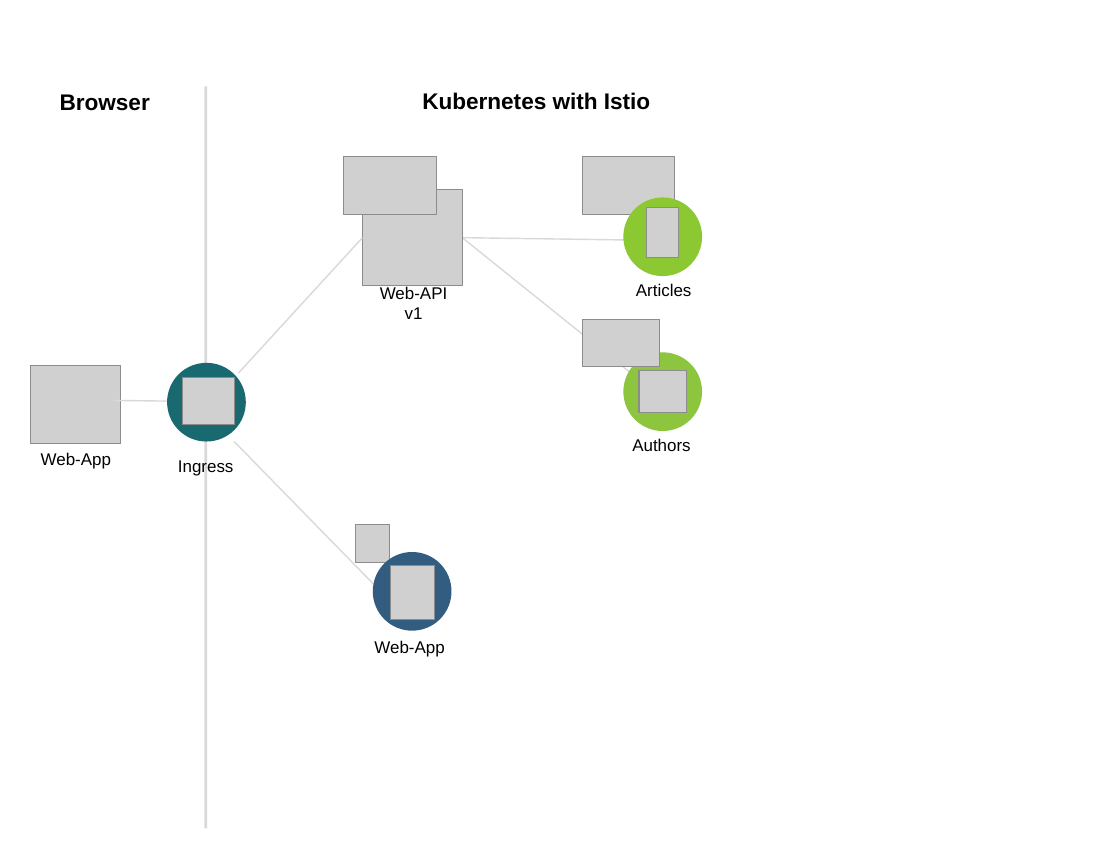
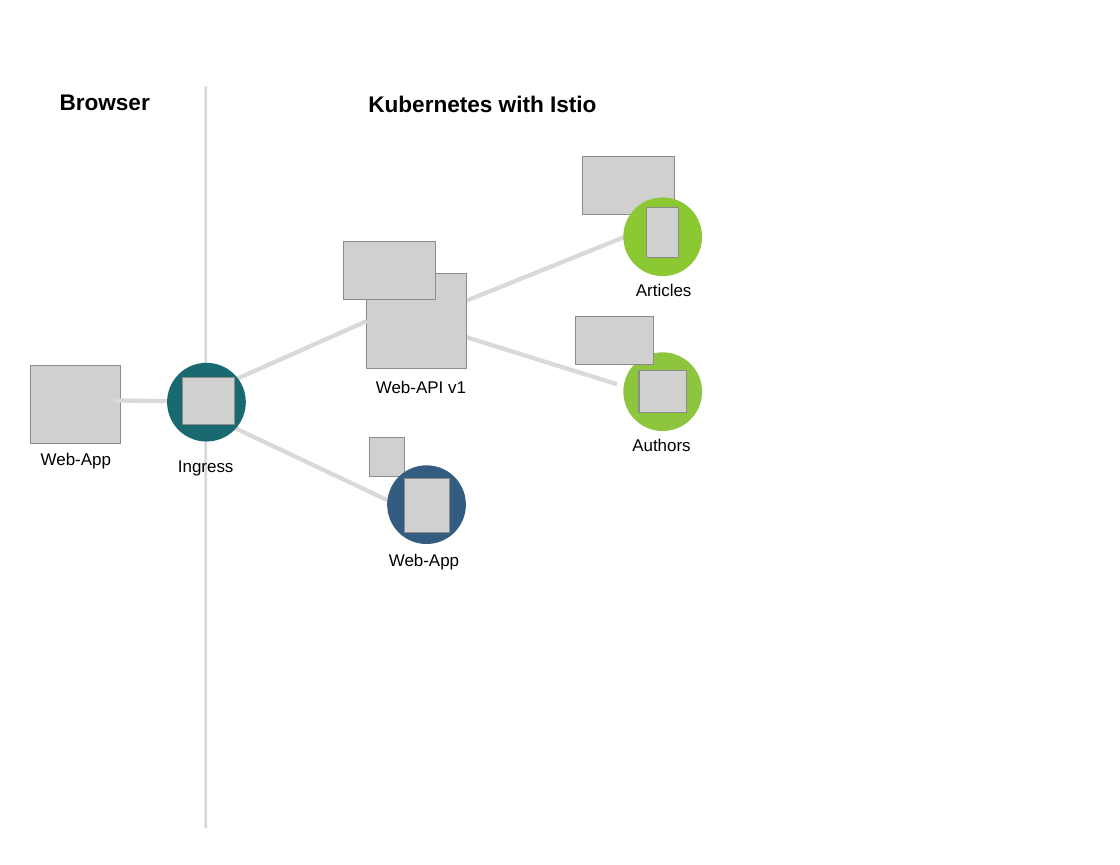
Before and after one commit to thomassuedbroecker/cloud-native-starter, a slide deck: slide 3 of workshop/images/architecture.pptx. Drawn at 1120x865 pixels with LibreOffice and Linux fonts; fonts in the diff are those of the drawing; grey boxes stand for pictures. Boxes give left, top, right and bottom in pixels: in the first picture for what was removed or moved away, otherwise in the second. Text is boxed around its words. In the diff, an @@ line names an element or a change of style, - is before the commit and + after.

```diff
--- a/workshop/images/architecture.pptx
+++ b/workshop/images/architecture.pptx
@@ text "Kubernetes with Istio": place and size @@
-text "Kubernetes with Istio" at <box>422,92,650,110</box>
+text "Kubernetes with Istio" at <box>368,95,596,113</box>
@@ line moved from (660, 240) - (462, 238) to (626, 236) - (426, 318) @@
@@ line (626, 236) - (426, 318): stroke #D9D9D9 1 pt to #D9D9D9 3 pt @@
@@ picture: place and size @@
-picture at <box>343,157,436,215</box>
+picture at <box>343,241,436,299</box>
@@ picture: place and size @@
-picture at <box>362,190,462,286</box>
+picture at <box>367,273,466,369</box>
@@ line moved from (238, 373) - (362, 238) to (210, 391) - (367, 321) @@
@@ line (210, 391) - (367, 321): stroke #D9D9D9 1 pt to #D9D9D9 3 pt @@
@@ line moved from (462, 238) - (662, 398) to (419, 323) - (617, 385) @@
@@ line (419, 323) - (617, 385): stroke #D9D9D9 1 pt to #D9D9D9 3 pt @@
@@ picture: place and size @@
-picture at <box>582,320,660,367</box>
+picture at <box>576,317,654,363</box>
@@ text at <box>376,380,466,393</box>: text changed @@
-Web-API
-v1
+Web-API v1
@@ line (114, 400) - (167, 401): stroke #D9D9D9 1 pt to #D9D9D9 3 pt @@
@@ line moved from (234, 442) - (374, 584) to (235, 429) - (390, 502) @@
@@ line (235, 429) - (390, 502): stroke #D9D9D9 1 pt to #D9D9D9 3 pt @@
@@ 2 pictures, 1 text, 1 freeform shape: place and size @@
-2 pictures, 1 text, 1 freeform shape at <box>355,524,451,657</box>
+2 pictures, 1 text, 1 freeform shape at <box>370,438,465,570</box>
```
Also in this commit, not shown: 2 other slides changed, 1 slide added, 8 other files.
